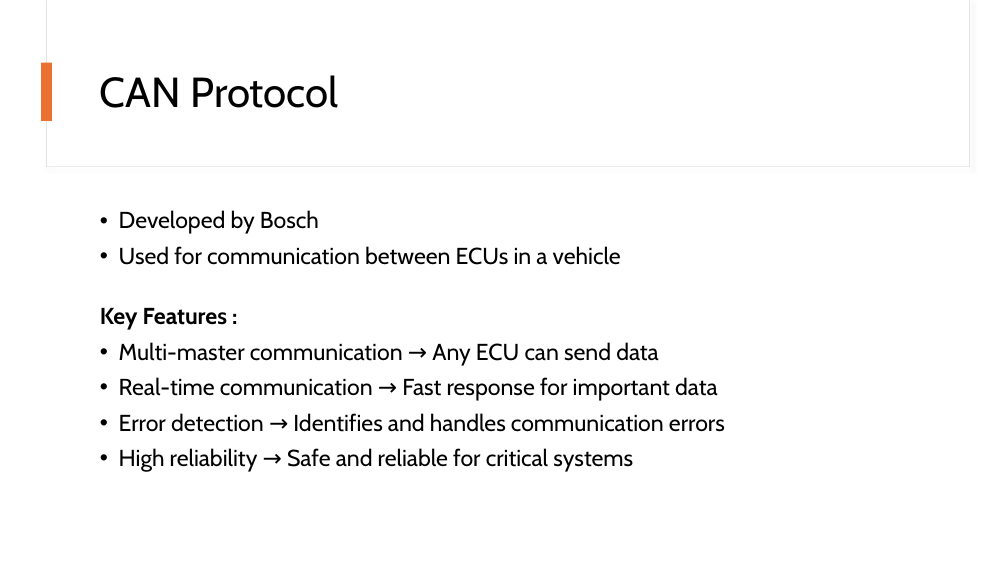
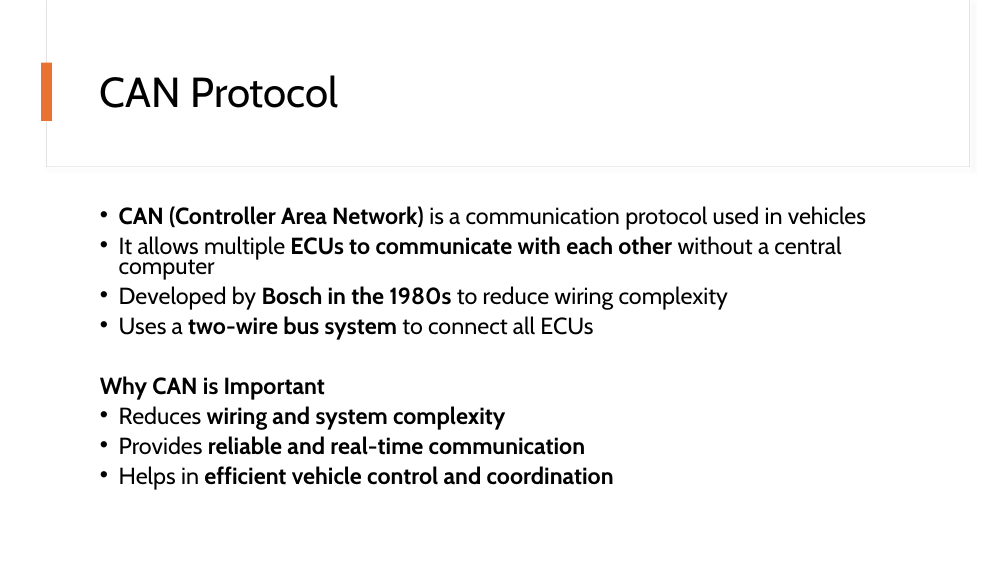
Before and after one commit to monalsutar/PPT, a slide deck: slide 2 of Automotive_Protocols.pptx. Drawn at 1008x567 pixels with LibreOffice and Linux fonts; fonts in the diff are those of the drawing. Boxes give left, top, right and bottom in pixels: in the first picture for what was removed or moved away, otherwise in the second. Text is boxed around its words. In the diff, an @@ line names an element or a change of style, - is before the commit and + after.

```diff
--- a/Automotive_Protocols.pptx
+++ b/Automotive_Protocols.pptx
@@ text at box(100, 206, 866, 490): text changed; size 22 to 22.2 pt; bold on @@
-• Developed by Bosch
-• Used for communication between ECUs in a vehicle
-Key Features :
-• Multi-master communication → Any ECU can send data
-• Real-time communication → Fast response for important data
-• Error detection → Identifies and handles communication errors
-• High reliability → Safe and reliable for critical systems
+• CAN (Controller Area Network) is a communication protocol used in vehicles
+• It allows multiple ECUs to communicate with each other without a central computer
+• Developed by Bosch in the 1980s to reduce wiring complexity
+• Uses a two-wire bus system to connect all ECUs
+Why CAN is Important
+• Reduces wiring and system complexity
+• Provides reliable and real-time communication
+• Helps in efficient vehicle control and coordination
```
Also in this commit, not shown: 3 other slides changed, 11 slides added, 1 other file.
